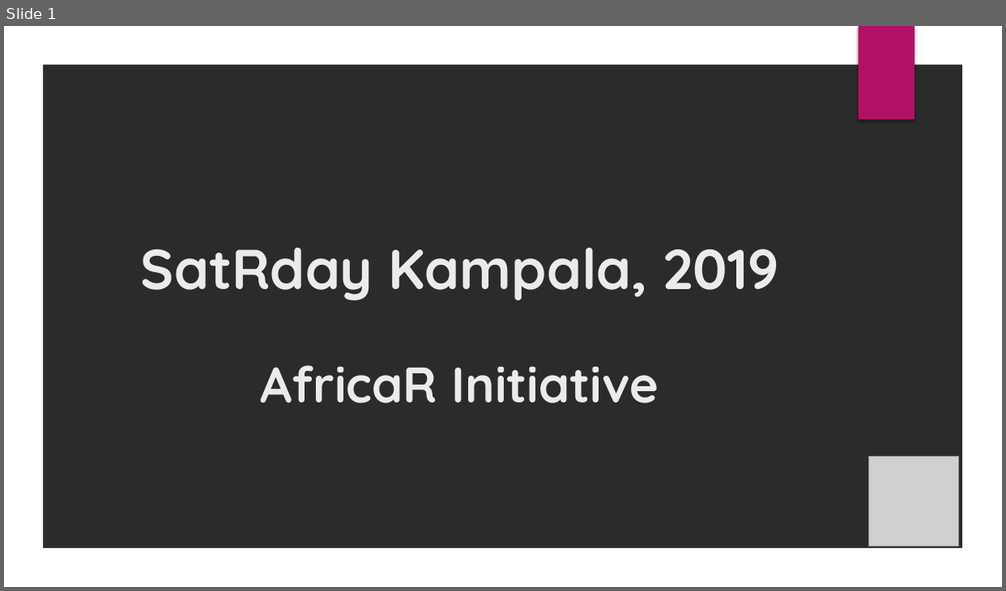
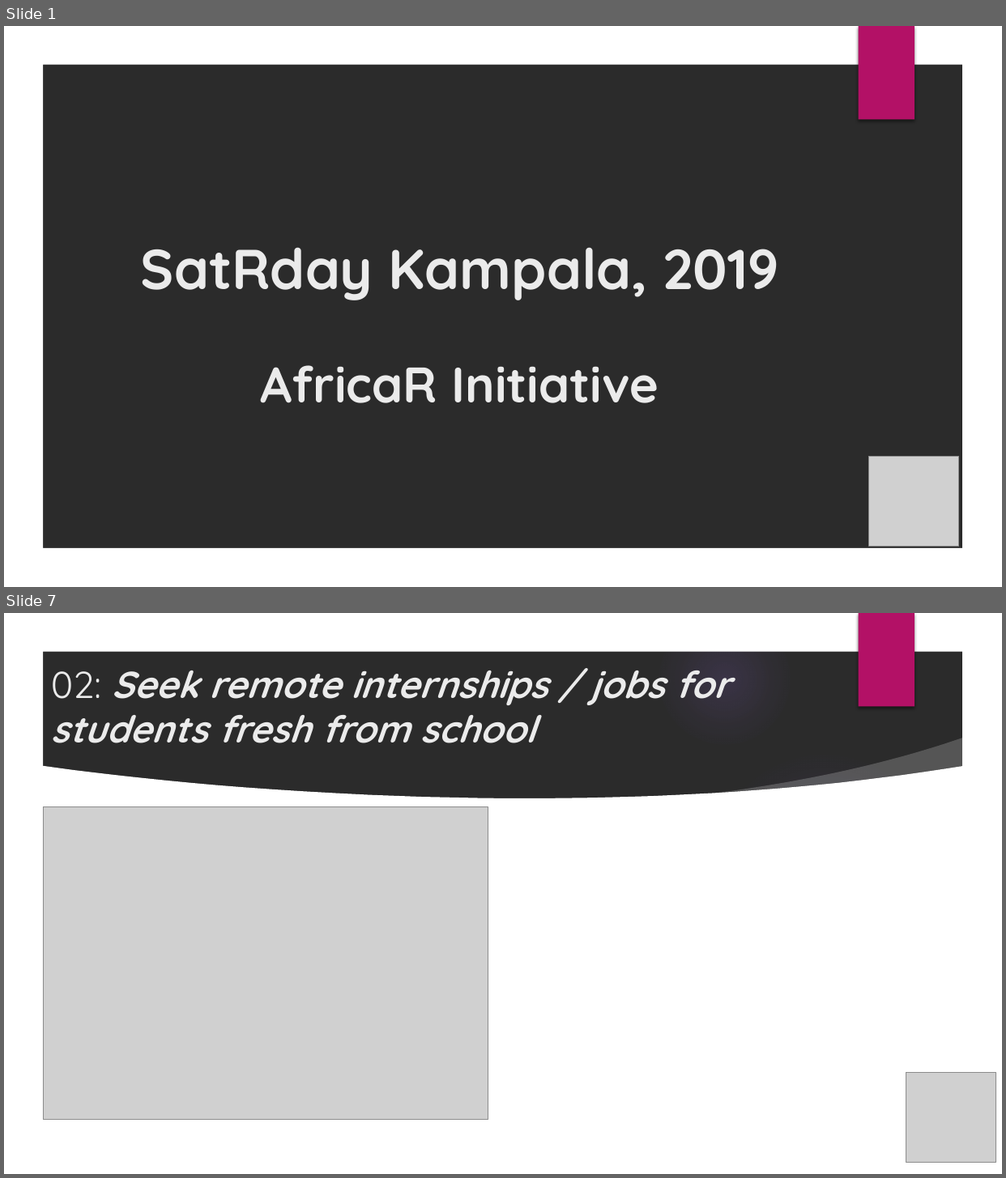
Before and after one commit to Shelmith-Kariuki/R, a slide deck: Trainings/Deck.pptx. Shown one above the other, each under a label of ours: slide 1 before the commit, slides 1 and 7 after it; the slides between them are not shown. The pictures are 1006x591 and 1006x1178 pixels, drawn with LibreOffice and Linux fonts; fonts in the diff are those of the drawing; grey boxes stand for pictures; background and template pictures are left out; a plain dark background stands for a picture behind light text. Boxes give left, top, right and bottom in pixels: in the first picture for what was removed or moved away, otherwise in the second. Text is boxed around its words. In the diff, an @@ line names an element or a change of style, - is before the commit and + after.

```diff
--- a/Trainings/Deck.pptx
+++ b/Trainings/Deck.pptx
@@ slide 7 added at (x1=4, y1=613, x2=1002, y2=1174), background picture (left out); not listed: 2 template elements that a slide beside it also shows @@
@@ title added at (x1=51, y1=671, x2=730, y2=743), 36 pt, text #EBEBEB, bold, italic @@
+02: Seek remote internships / jobs for students fresh from school
@@ group added at (x1=4, y1=614, x2=971, y2=1174): 5 ellipses, 2 freeform shapes @@
@@ picture added at (x1=44, y1=807, x2=488, y2=1120) @@
@@ picture added at (x1=906, y1=1072, x2=996, y2=1162) @@
```
Also in this commit, not shown: 12 other slides added, 2 slides removed.
